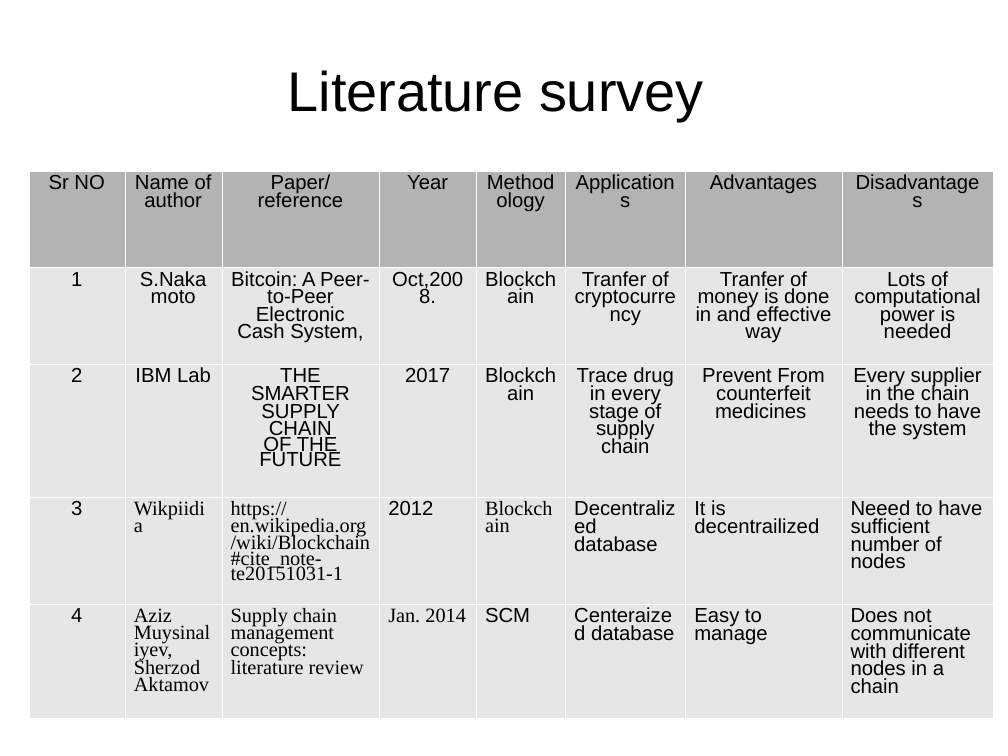
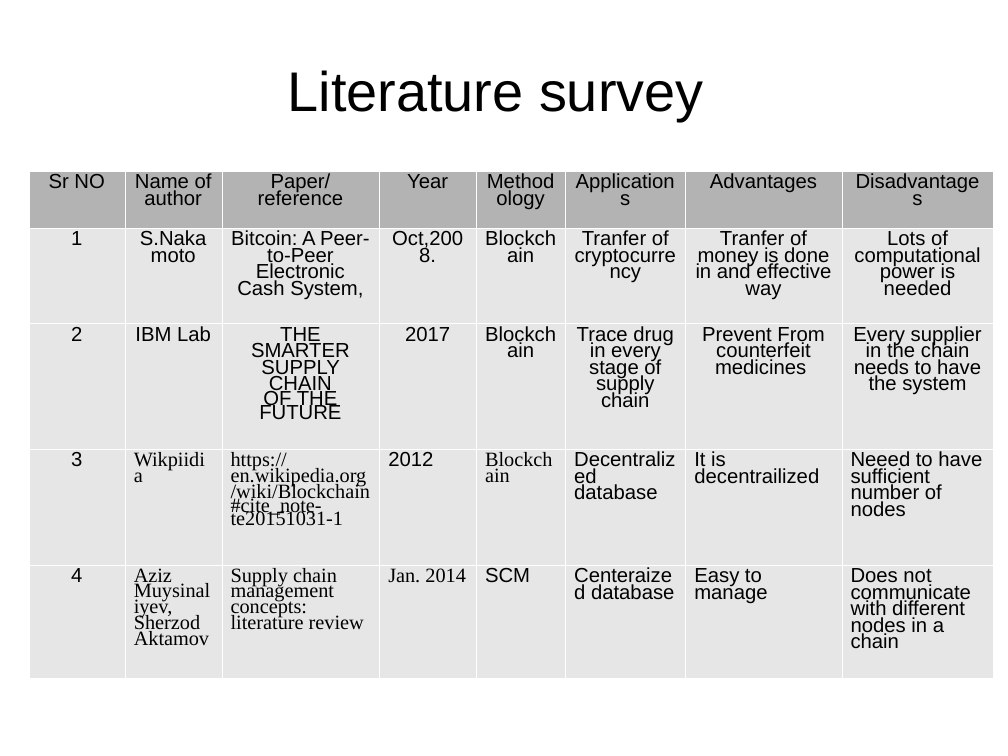
Before and after one commit to ayushbansal323/TE, a slide deck: slide 6 of Seminar/seminar1.ppt (slide 5 before the commit). Drawn at 1008x756 pixels with LibreOffice and Linux fonts; fonts in the diff are those of the drawing. Boxes give left, top, right and bottom in pixels: in the first picture for what was removed or moved away, otherwise in the second. Text is boxed around its words. In the diff, an @@ line names an element or a change of style, - is before the commit and + after.

```diff
--- a/Seminar/seminar1.ppt
+++ b/Seminar/seminar1.ppt
@@ table at bbox=[28, 171, 992, 687] @@
@@ line spacing 0.78 to 0.73 @@
@@ line spacing 0.68 to 0.63 @@
@@ line spacing 0.76 to 0.7 @@
@@ line spacing 0.66 to 0.61 @@
```
Also in this commit, not shown: 1 other slide changed, 2 slides added, 1 other file.
